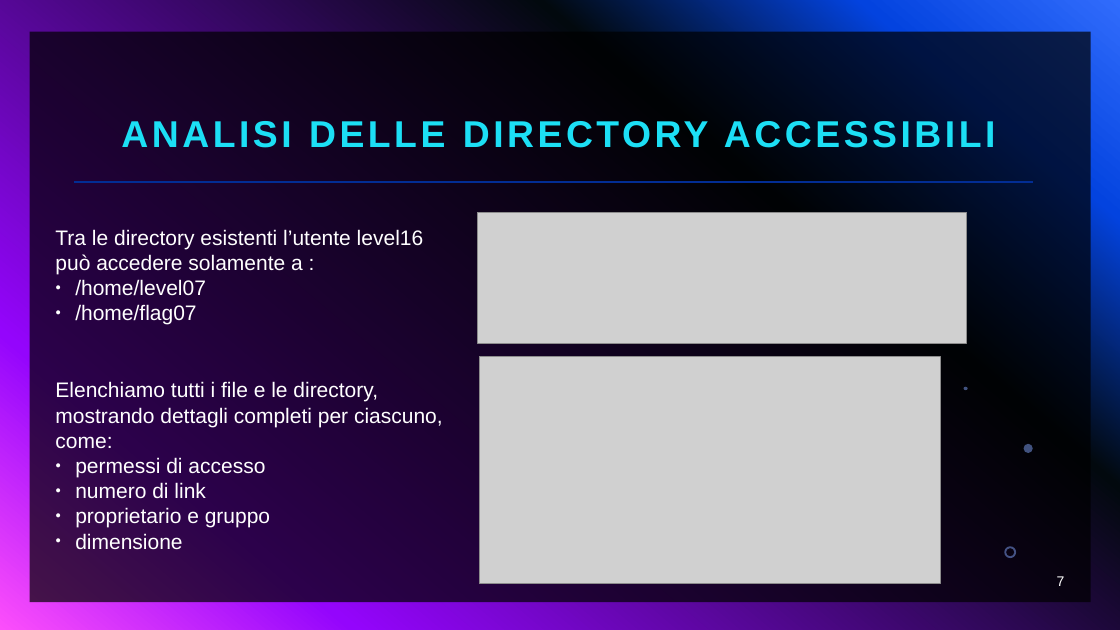
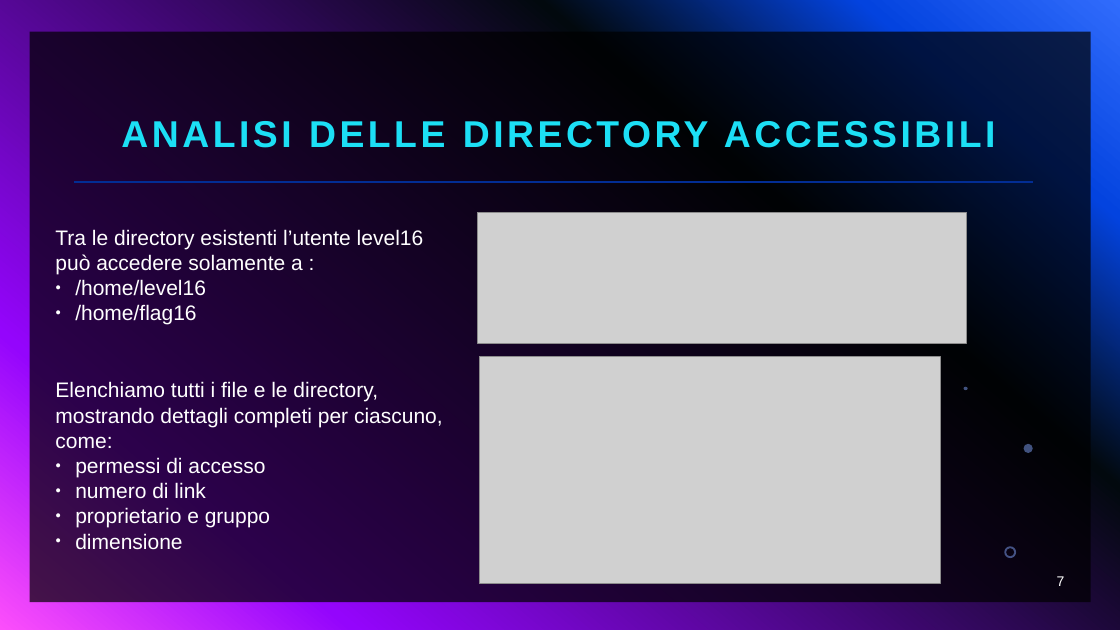
Before and after one commit to giorgiosiniscalchi/Nebula16-ITA, a slide deck: slide 7 of Presentazione Nebula16.pptx. Drawn at 1120x630 pixels with LibreOffice and Linux fonts; fonts in the diff are those of the drawing; grey boxes stand for pictures. Boxes give left, top, right and bottom in pixels: in the first picture for what was removed or moved away, otherwise in the second. Text is boxed around its words. In the diff, an @@ line names an element or a change of style, - is before the commit and + after.

```diff
--- a/Presentazione Nebula16.pptx
+++ b/Presentazione Nebula16.pptx
@@ text at (75,279,206,325): text changed @@
-● /home/level07
-● /home/flag07
+● /home/level16
+● /home/flag16
```
Also in this commit, not shown: 5 other slides changed.
